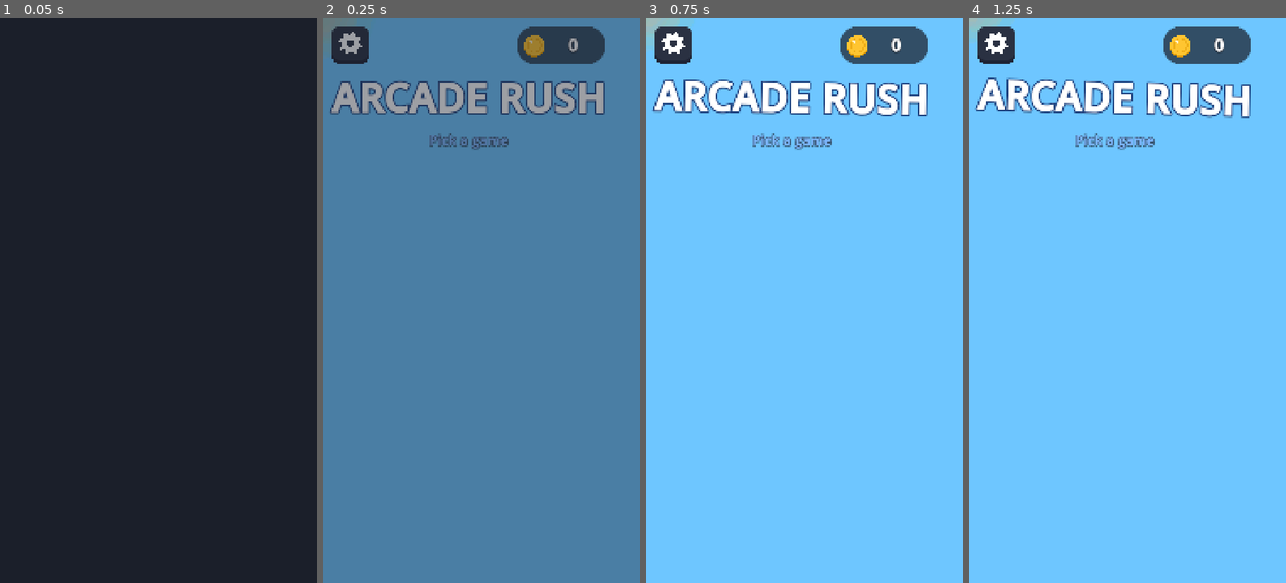
Above: before the commit, frames 1-4 (left to right).
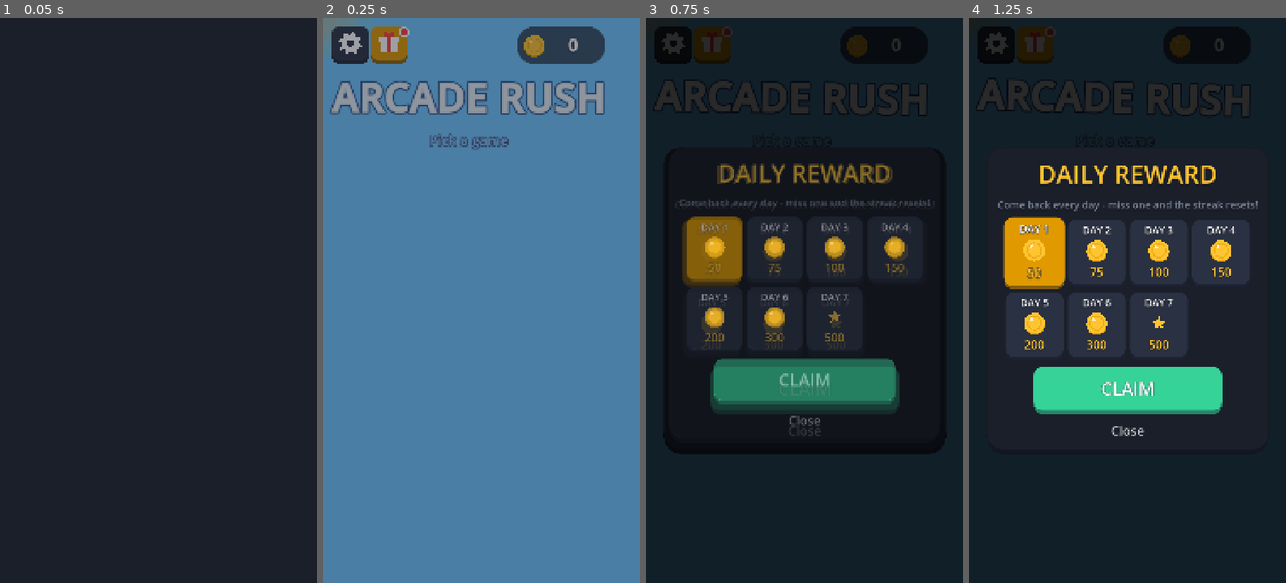
Above: after the commit, the same moments.

Repository: UNKNOWNFORTIME/offline-games-
Game: Godot game, scene res://hub/hub.tscn
The game is run twice, just before and just after one commit, with the same random seed, the same clock (stepped at 60 frames per second) and the same inputs.
Inputs (mouse positions are in pixels of both pictures, inside the frame that each line leads up to):
- Up to frame 1 (0.05 s): no input
- Up to frame 2 (0.25 s): no input
- Up to frame 3 (0.75 s): click (712, 46) at 0.52 s
- Up to frame 4 (1.25 s): no input

Frame 1 is identical in both runs. In frame 2, 0.8% of the frame differs, in the area x 15-28%, y 1-9%; in frame 3, 100%, in the area x 0-100%, y 0-100%; in frame 4, 100%.

Commit message:
Phase 6: daily reward streak, release docs, AAB preset, perf telemetry
- 7-day daily reward calendar (local-day streak, resets when a day is
  missed) with gift button + badge on the Hub, auto-opens when claimable
- Smoke test logs draw calls / triangles / nodes per screenshot and runs
  a Low-quality pass of every game
- Privacy policy placeholder, Play Store listing draft, AdMob guide with
  Google test IDs, Android Release (AAB, Gradle) preset

Co-Authored-By: Claude Opus 5.5 <noreply@anthropic.com>
Claude-Session: https://claude.ai/code/session_01XRksMRH1aqbuB9a9593BSs

Diff:
--- a/autoload/ad_service.gd
+++ b/autoload/ad_service.gd
@@ -10,6 +10,10 @@
 signal ad_finished(kind: String, rewarded: bool)
 
 const MOCK_DURATION: float = 2.0
+# Google's official TEST ids (see docs/ADMOB.md). Replace before release.
+const ADMOB_APP_ID: String = "ca-app-pub-3940256099942544~3347511713"
+const ADMOB_INTERSTITIAL_ID: String = "ca-app-pub-3940256099942544/1033173712"
+const ADMOB_REWARDED_ID: String = "ca-app-pub-3940256099942544/5224354917"
 const INTERSTITIAL_COOLDOWN_MS: int = 90_000
 const INTERSTITIAL_MIN_LEVEL: int = 3
 
--- a/core/smoke_test.gd
+++ b/core/smoke_test.gd
@@ -35,6 +35,12 @@
 	_shot_index += 1
 	img.save_png(path)
 	print("SMOKE shot ", path)
+	print("SMOKE perf %s draws=%d tris=%d nodes=%d objects=%d quality=%s" % [label,
+		int(Performance.get_monitor(Performance.RENDER_TOTAL_DRAW_CALLS_IN_FRAME)),
+		int(Performance.get_monitor(Performance.RENDER_TOTAL_PRIMITIVES_IN_FRAME)),
+		int(Performance.get_monitor(Performance.OBJECT_NODE_COUNT)),
+		int(Performance.get_monitor(Performance.RENDER_TOTAL_OBJECTS_IN_FRAME)),
+		"high" if Settings.is_high() else "low"])
 	if preview_filter != null and preview_filter.search(label) != null:
 		var small: Image = img.duplicate() as Image
 		small.resize(216, 384, Image.INTERPOLATE_BILINEAR)
@@ -65,9 +71,11 @@
 		var levels: Array = [3, 7] if id == "crowd_rush" else [2]
 		for lvl: Variant in levels:
 			await _play(id, int(lvl), 55.0)
-	# Low quality pass on the first game for comparison.
+	# Low quality pass on every game (perf budget check in the log).
 	Settings.set_quality(false)
-	await _play("crowd_rush", 2, 8.0)
+	for g: Dictionary in AppInfo.GAMES:
+		if str(g["scene"]) != "":
+			await _play(str(g["id"]), 4, 9.0)
 	Settings.set_quality(true)
 	print("SMOKE TEST PASSED")
 	get_tree().quit(0)
--- a/hub/hub.gd
+++ b/hub/hub.gd
@@ -9,6 +9,7 @@
 var _probe_frames: int = 0
 var _probing: bool = false
 var _title: Label
+var _gift_dot: Control
 
 
 func _ready() -> void:
@@ -25,6 +26,18 @@
 	var gear: Button = UiKit.icon_button("gear", Palette.UI_DARK_SOFT, 128)
 	gear.pressed.connect(_open_settings)
 	top.add_child(gear)
+	var gift: Button = UiKit.icon_button("gift", Palette.GOLD_SHADOW, 128)
+	gift.pressed.connect(_open_daily)
+	top.add_child(gift)
+	_gift_dot = Control.new()
+	_gift_dot.mouse_filter = Control.MOUSE_FILTER_IGNORE
+	_gift_dot.position = Vector2(100, 4)
+	_gift_dot.size = Vector2(30, 30)
+	_gift_dot.draw.connect(func() -> void:
+		_gift_dot.draw_circle(Vector2(15, 15), 15, Palette.ENEMY)
+		_gift_dot.draw_circle(Vector2(15, 15), 15, Color.WHITE, false, 4.0, true))
+	gift.add_child(_gift_dot)
+	_gift_dot.visible = DailyReward.can_claim()
 	var fill := Control.new()
 	fill.size_flags_horizontal = Control.SIZE_EXPAND_FILL
 	top.add_child(fill)
@@ -70,11 +83,24 @@
 
 	AudioManager.play_music("hub")
 	_probing = not Settings.quality_checked()
+	# Title drops in (doubles as the animated splash after the boot screen).
+	_title.modulate.a = 0.0
+	var tw: Tween = _title.create_tween().set_parallel(true)
+	tw.tween_property(_title, "modulate:a", 1.0, 0.3)
+	if DailyReward.can_claim() and not OS.get_cmdline_user_args().has("--smoke"):
+		await get_tree().create_timer(0.7).timeout
+		_open_daily()
 
 
 func _play(id: String) -> void:
 	Haptics.medium()
 	GameState.start_game(id)
+
+
+func _open_daily() -> void:
+	var d := DailyReward.new()
+	add_child(d)
+	d.closed.connect(func() -> void: _gift_dot.visible = DailyReward.can_claim())
 
 
 func _open_settings() -> void:
--- /dev/null
+++ b/ui/daily_reward.gd
@@ -0,0 +1,146 @@
+class_name DailyReward
+extends CanvasLayer
+## 7-day streak calendar (GAME_SPEC 8). Claim once per local calendar day;
+## missing a day resets the streak to day 1. Day 7 is the big chest.
+
+signal closed
+
+const REWARDS: Array = [50, 75, 100, 150, 200, 300, 500]
+
+var _root: Control
+
+
+## Local day number (days since epoch in the device's time zone).
+static func today() -> int:
+	var bias_min: int = int(Time.get_time_zone_from_system().get("bias", 0))
+	return int(floorf((Time.get_unix_time_from_system() + float(bias_min) * 60.0) / 86400.0))
+
+
+static func _data() -> Dictionary:
+	var d: Dictionary = SaveSystem.data["daily"]
+	return d
+
+
+static func can_claim() -> bool:
+	return int(_data().get("last_day", -1)) != today()
+
+
+## Index (0..6) of the day that would be claimed now.
+static func next_index() -> int:
+	var d: Dictionary = _data()
+	var last: int = int(d.get("last_day", -1))
+	var streak: int = int(d.get("streak", 0))
+	if last == today():
+		return (streak - 1) % 7
+	if last != today() - 1:
+		streak = 0
+	return streak % 7
+
+
+func _ready() -> void:
+	layer = 60
+	process_mode = Node.PROCESS_MODE_ALWAYS
+	_root = Control.new()
+	_root.set_anchors_preset(Control.PRESET_FULL_RECT)
+	_root.mouse_filter = Control.MOUSE_FILTER_STOP
+	_root.add_to_group("touch_block")
+	add_child(_root)
+	var dim := ColorRect.new()
+	dim.color = Color(0, 0, 0, 0.6)
+	dim.set_anchors_preset(Control.PRESET_FULL_RECT)
+	_root.add_child(dim)
+	var center := CenterContainer.new()
+	center.set_anchors_preset(Control.PRESET_FULL_RECT)
+	_root.add_child(center)
+	var card: PanelContainer = UiKit.panel(Palette.UI_DARK, 56, 16)
+	card.custom_minimum_size = Vector2(960, 0)
+	center.add_child(card)
+	var col := VBoxContainer.new()
+	col.add_theme_constant_override("separation", 24)
+	card.add_child(col)
+	col.add_child(UiKit.label("DAILY REWARD", 84, Palette.GOLD, 12))
+	var claimable: bool = can_claim()
+	var idx: int = next_index()
+	col.add_child(UiKit.label("Come back every day - miss one and the streak resets!", 34, Palette.UI_MUTED, 0))
+	var grid := GridContainer.new()
+	grid.columns = 4
+	grid.add_theme_constant_override("h_separation", 16)
+	grid.add_theme_constant_override("v_separation", 16)
+	grid.size_flags_horizontal = Control.SIZE_SHRINK_CENTER
+	col.add_child(grid)
+	for i: int in 7:
+		grid.add_child(_day_tile(i, idx, claimable))
+	var btn: Button = UiKit.button("CLAIM" if claimable else "COME BACK TOMORROW", Palette.UI_ACCENT if claimable else Palette.UI_MUTED, 60 if claimable else 44, Vector2(640, 160))
+	btn.size_flags_horizontal = Control.SIZE_SHRINK_CENTER
+	btn.disabled = not claimable
+	col.add_child(btn)
+	btn.pressed.connect(func() -> void:
+		btn.disabled = true
+		_claim())
+	var later: Button = UiKit.link("Close", 44)
+	later.pressed.connect(_close)
+	col.add_child(later)
+	card.pivot_offset = card.custom_minimum_size * 0.5
+	card.scale = Vector2(0.85, 0.85)
+	card.modulate.a = 0.0
+	var t: Tween = create_tween().set_parallel(true)
+	t.tween_property(card, "scale", Vector2.ONE, 0.3).set_trans(Tween.TRANS_BACK).set_ease(Tween.EASE_OUT)
+	t.tween_property(card, "modulate:a", 1.0, 0.15)
+
+
+func _day_tile(i: int, idx: int, claimable: bool) -> Control:
+	var done: bool = i < idx or (not claimable and i == idx)
+	var current: bool = i == idx and claimable
+	var color: Color = Palette.UI_DARK_SOFT
+	if done:
+		color = Palette.UI_ACCENT.darkened(0.35)
+	elif current:
+		color = Palette.GOLD_SHADOW
+	var tile := PanelContainer.new()
+	var sb: StyleBoxFlat = UiKit.box(color, 28, 10, Palette.shade(color, 0.35))
+	sb.content_margin_left = 8
+	sb.content_margin_right = 8
+	tile.add_theme_stylebox_override("panel", sb)
+	tile.custom_minimum_size = Vector2(196 if i < 6 else 196, 210)
+	var v := VBoxContainer.new()
+	v.alignment = BoxContainer.ALIGNMENT_CENTER
+	v.add_theme_constant_override("separation", 2)
+	tile.add_child(v)
+	v.add_child(UiKit.label("DAY %d" % (i + 1), 34, Color.WHITE, 6))
+	var ic := IconDraw.new()
+	ic.kind = "star" if done or i == 6 else "coin"
+	ic.color = Color.WHITE if done else Palette.GOLD
+	ic.custom_minimum_size = Vector2(84, 84)
+	v.add_child(ic)
+	v.add_child(UiKit.label(str(REWARDS[i]), 40, Palette.GOLD if not done else Color(1, 1, 1, 0.7), 6))
+	if current:
+		var t: Tween = tile.create_tween().set_loops()
+		t.tween_property(tile, "scale", Vector2(1.06, 1.06), 0.5).set_trans(Tween.TRANS_SINE)
+		t.tween_property(tile, "scale", Vector2.ONE, 0.5).set_trans(Tween.TRANS_SINE)
+		tile.resized.connect(func() -> void: tile.pivot_offset = tile.size * 0.5)
+	return tile
+
+
+func _claim() -> void:
+	if not can_claim():
+		return
+	var idx: int = next_index()
+	var d: Dictionary = _data()
+	d["streak"] = idx + 1
+	d["last_day"] = today()
+	var amount: int = int(REWARDS[idx])
+	Economy.add(amount, "daily")
+	SaveSystem.save_game()
+	AudioManager.play("win")
+	Haptics.heavy()
+	Confetti.spawn(_root)
+	await get_tree().create_timer(1.2).timeout
+	_close()
+
+
+func _close() -> void:
+	var t: Tween = create_tween()
+	t.tween_property(_root, "modulate:a", 0.0, 0.15)
+	await t.finished
+	closed.emit()
+	queue_free()
--- a/ui/icon_draw.gd
+++ b/ui/icon_draw.gd
@@ -82,6 +82,12 @@
 			_coin(c, s * 0.4)
 			var f: Font = ThemeDB.fallback_font
 			draw_string(f, c + Vector2(-11, 13) * u, "$", HORIZONTAL_ALIGNMENT_LEFT, -1, int(40 * u), Palette.GOLD_SHADOW.darkened(0.3))
+		"gift":
+			draw_rect(Rect2(c + Vector2(-26, -8) * u, Vector2(52, 36) * u), color)
+			draw_rect(Rect2(c + Vector2(-30, -20) * u, Vector2(60, 14) * u), color.lightened(0.15))
+			draw_rect(Rect2(c + Vector2(-5, -20) * u, Vector2(10, 48) * u), Palette.ENEMY)
+			draw_circle(c + Vector2(-9, -25) * u, 8 * u, Palette.ENEMY)
+			draw_circle(c + Vector2(9, -25) * u, 8 * u, Palette.ENEMY)
 		"star":
 			var pts := PackedVector2Array()
 			for i: int in 10:
Not shown, changed: export_presets.cfg
Not shown, added: docs/ADMOB.md
Not shown, added: docs/PRIVACY_POLICY.md
Not shown, added: docs/STORE_LISTING.md
